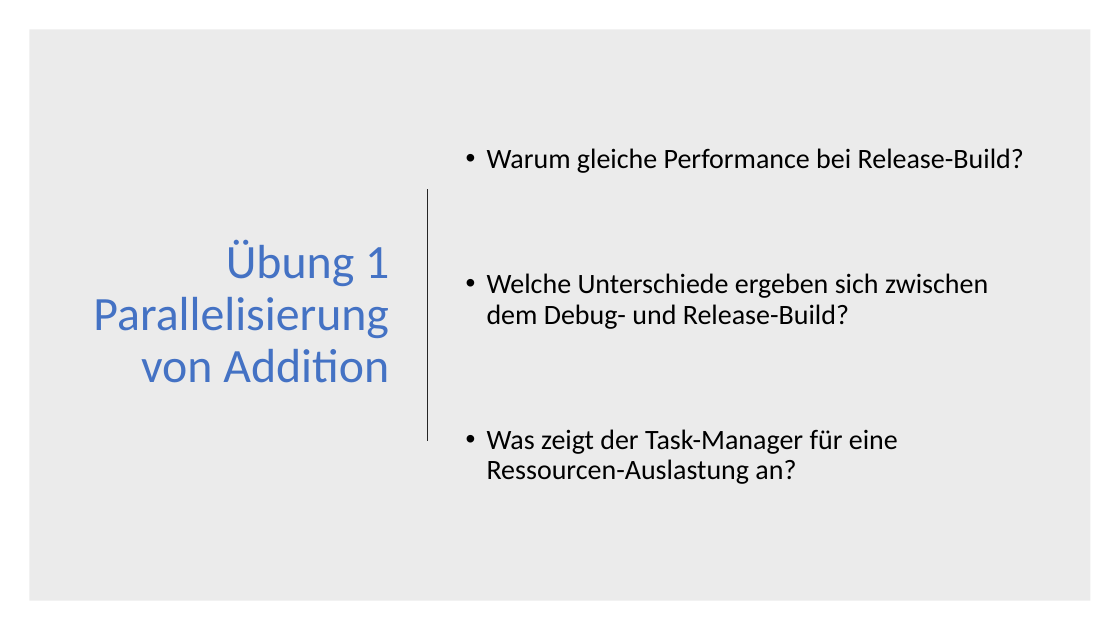
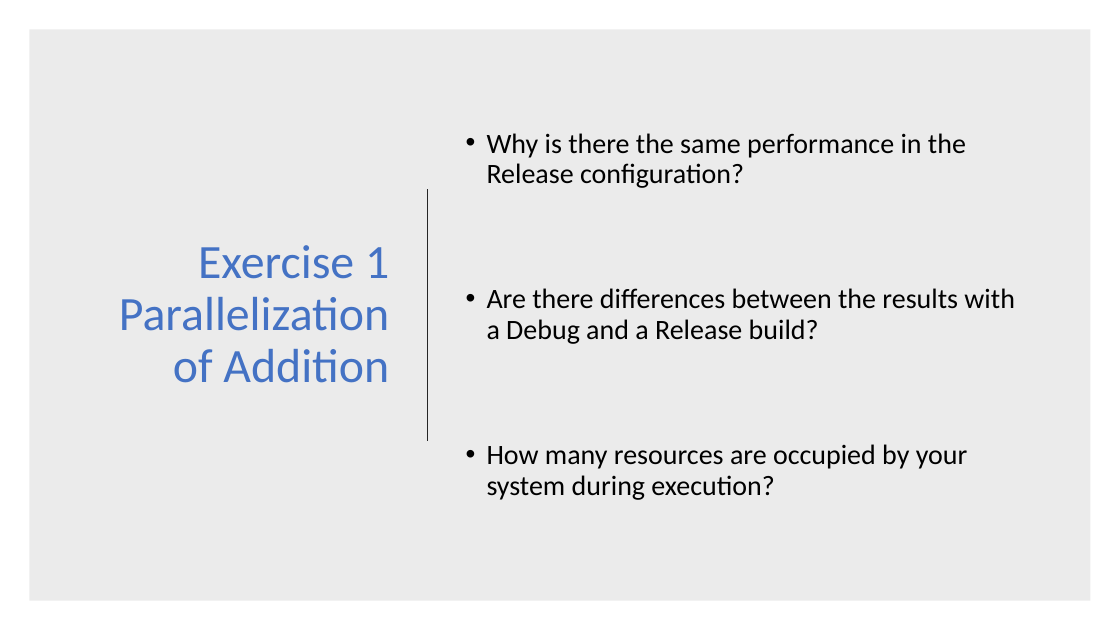
Before and after one commit to dyeske61283/ASE_OpenMP, a slide deck: slide 13 of OpenMP_Folien.pptx. Drawn at 1120x630 pixels with LibreOffice and Linux fonts; fonts in the diff are those of the drawing. Boxes give left, top, right and bottom in pixels: in the first picture for what was removed or moved away, otherwise in the second. Text is boxed around its words. In the diff, an @@ line names an element or a change of style, - is before the commit and + after.

```diff
--- a/OpenMP_Folien.pptx
+++ b/OpenMP_Folien.pptx
@@ text at [487,133,1015,500]: text changed @@
-• Warum gleiche Performance bei Release-Build?
-• Welche Unterschiede ergeben sich zwischen dem Debug- und Release-Build?
-• Was zeigt der Task-Manager für eine Ressourcen-Auslastung an?
+• Why is there the same performance in the Release configuration?
+• Are there differences between the results with a Debug and a Release build?
+• How many resources are occupied by your system during execution?
@@ title at [119,245,389,383]: text changed @@
-Übung 1 Parallelisierung von Addition
+Exercise 1 Parallelization of Addition
```
Also in this commit, not shown: 14 other slides changed, 2 slides added, 1 slide removed, 1 other file.
